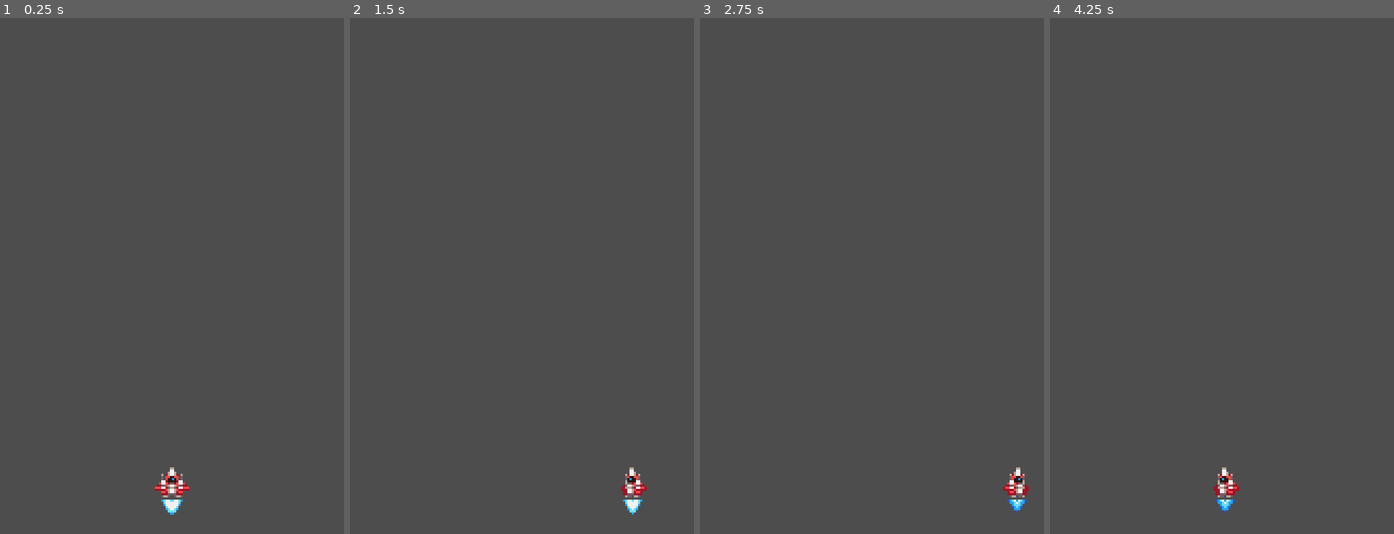
Above: before the commit, frames 1-4 (left to right).
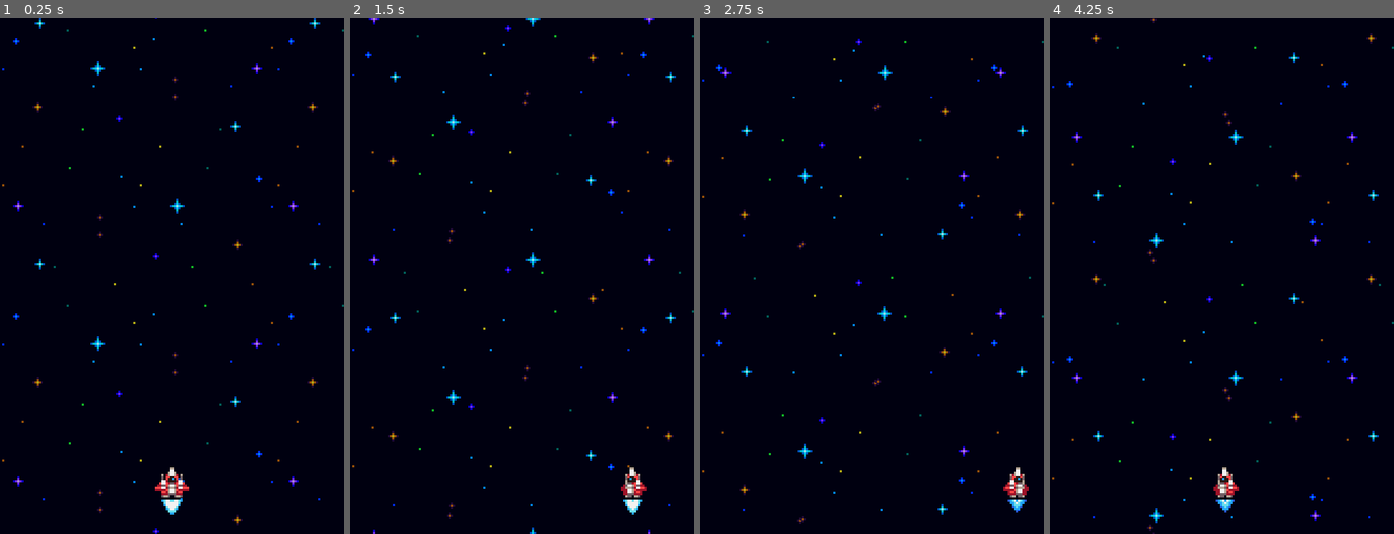
Above: after the commit, the same moments.

Repository: brandonmbanks/godot-galaxy-defiance
Game: Godot game, scene res://world.tscn
The game is run twice, just before and just after one commit, with the same random seed, the same clock (stepped at 60 frames per second) and the same inputs.
Inputs:
- Up to frame 1 (0.25 s): no input
- Up to frame 2 (1.5 s): hold Right (ui_right) 0.53-1.28 s; hold Left (ui_left) from 1.28 s (still down)
- Up to frame 3 (2.75 s): release Left (ui_left) at 2.03 s; hold Right (ui_right) from 2.03 s (still down)
- Up to frame 4 (4.25 s): release Right (ui_right) at 3.53 s; hold Left (ui_left) from 3.53 s (still down)

The runs differ from the first frame. In frame 1, 100% of the frame differs, in the area x 0-100%, y 0-100%; in frame 2, 100%; in frame 3, 100%; in frame 4, 100%.
Error in both runs: Compile Error: Identifier not found: global_position (res://components/spawner_component.gd:12)

Commit message:
add parallax background

Diff:
--- /dev/null
+++ b/space_background.gd
@@ -0,0 +1,20 @@
+extends ParallaxBackground
+
+@onready var move_component: MoveComponent = $MoveComponent as MoveComponent
+@onready var space_layer: ParallaxLayer = $SpaceLayer
+@onready var distant_stars_layer: ParallaxLayer = $DistantStarsLayer
+@onready var stars_layer: ParallaxLayer = $StarsLayer
+
+func _process(delta: float) -> void:
+	# slightly move stars left and right during ship movement
+	if move_component.velocity.x > 0:
+		distant_stars_layer.motion_offset.x += 2 * delta
+		stars_layer.motion_offset.x += 5 * delta
+	elif move_component.velocity.x < 0:
+		distant_stars_layer.motion_offset.x -= 2 * delta
+		stars_layer.motion_offset.x -= 5 * delta
+
+	# paralax scrolling effect
+	space_layer.motion_offset.y += 2 * delta
+	distant_stars_layer.motion_offset.y += 5 * delta
+	stars_layer.motion_offset.y += 20 * delta
--- /dev/null
+++ b/space_background.tscn
@@ -0,0 +1,54 @@
+[gd_scene load_steps=9 format=3 uid="uid://qq78pto1jiok"]
+
+[ext_resource type="Texture2D" uid="uid://b2dw05cpwbnvt" path="res://assets/space.png" id="1_01sbh"]
+[ext_resource type="Script" path="res://space_background.gd" id="1_1xv6w"]
+[ext_resource type="Texture2D" uid="uid://bgbmts7byhm1y" path="res://assets/far_stars.png" id="2_r3w13"]
+[ext_resource type="Script" path="res://components/move_stats.gd" id="3_8qkit"]
+[ext_resource type="Texture2D" uid="uid://cko25i13l0mqy" path="res://assets/close_stars.png" id="3_xlann"]
+[ext_resource type="Script" path="res://components/move_component.gd" id="5_qwh22"]
+[ext_resource type="Script" path="res://components/move_input_component.gd" id="6_7xh1r"]
+
+[sub_resource type="Resource" id="Resource_s3dlp"]
+script = ExtResource("3_8qkit")
+speed = 100
+
+[node name="SpaceBackground" type="ParallaxBackground"]
+script = ExtResource("1_1xv6w")
+
+[node name="SpaceLayer" type="ParallaxLayer" parent="."]
+motion_mirroring = Vector2(160, 240)
+
+[node name="TextureRect" type="TextureRect" parent="SpaceLayer"]
+offset_right = 160.0
+offset_bottom = 240.0
+texture = ExtResource("1_01sbh")
+stretch_mode = 1
+
+[node name="DistantStarsLayer" type="ParallaxLayer" parent="."]
+motion_mirroring = Vector2(160, 240)
+
+[node name="TextureRect" type="TextureRect" parent="DistantStarsLayer"]
+offset_right = 160.0
+offset_bottom = 240.0
+texture = ExtResource("2_r3w13")
+stretch_mode = 1
+
+[node name="StarsLayer" type="ParallaxLayer" parent="."]
+motion_mirroring = Vector2(160, 240)
+
+[node name="TextureRect" type="TextureRect" parent="StarsLayer"]
+offset_right = 160.0
+offset_bottom = 241.0
+texture = ExtResource("3_xlann")
+stretch_mode = 1
+
+[node name="EmptySprite2D" type="Sprite2D" parent="."]
+
+[node name="MoveComponent" type="Node" parent="." node_paths=PackedStringArray("actor")]
+script = ExtResource("5_qwh22")
+actor = NodePath("../EmptySprite2D")
+
+[node name="MoveInputComponent" type="Node" parent="." node_paths=PackedStringArray("move_component")]
+script = ExtResource("6_7xh1r")
+move_component = NodePath("../MoveComponent")
+move_stats = SubResource("Resource_s3dlp")
--- a/world.tscn
+++ b/world.tscn
@@ -1,8 +1,11 @@
-[gd_scene load_steps=2 format=3 uid="uid://diwtf7rakr80h"]
+[gd_scene load_steps=3 format=3 uid="uid://diwtf7rakr80h"]
 
 [ext_resource type="PackedScene" uid="uid://u47i3d01fsnq" path="res://player_ship/ship.tscn" id="1_dwvch"]
+[ext_resource type="PackedScene" uid="uid://qq78pto1jiok" path="res://space_background.tscn" id="1_uwqyc"]
 
 [node name="World" type="Node2D"]
 
+[node name="SpaceBackground" parent="." instance=ExtResource("1_uwqyc")]
+
 [node name="Ship" parent="." instance=ExtResource("1_dwvch")]
 position = Vector2(80, 216)
